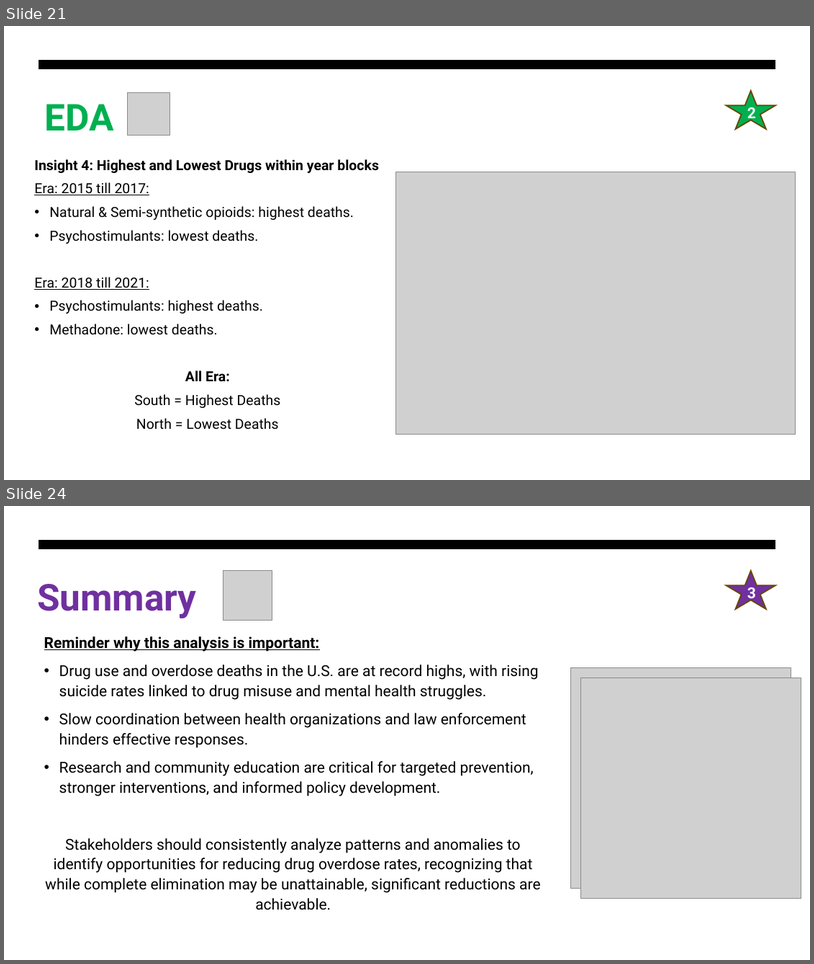
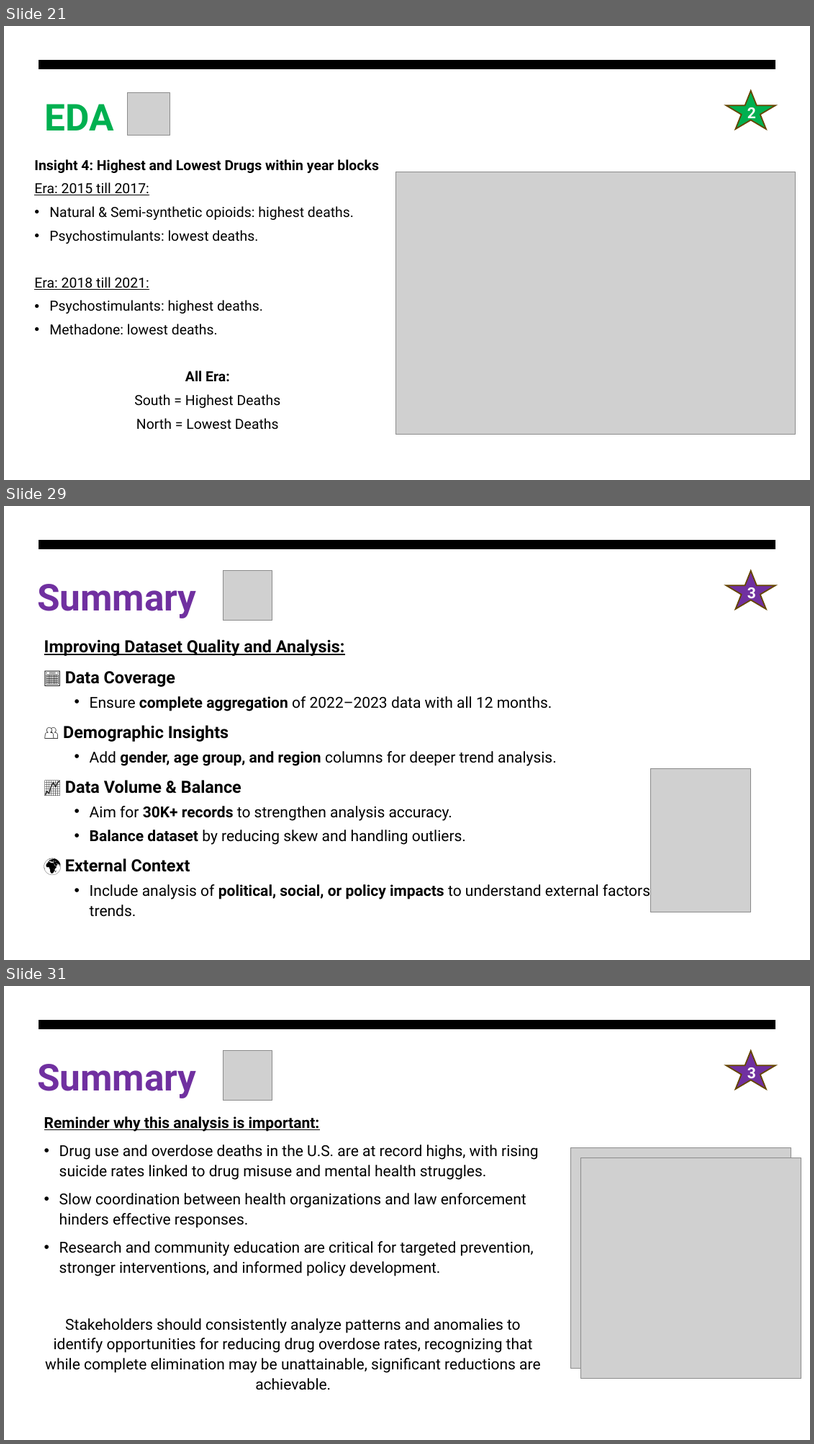
Before and after one commit to AaronTYT/IOD_mini_project_1-US_Drugs, a slide deck: Mini_Project1_Aaron_Tan_Drugs.pptx. Shown one above the other, each under a label of ours: slides 21 and 24 before the commit, slides 21, 29 and 31 after it; the slides between them are not shown. The pictures are 814x964 and 814x1444 pixels, drawn with LibreOffice and Linux fonts; fonts in the diff are those of the drawing; grey boxes stand for pictures. Boxes give left, top, right and bottom in pixels: in the first picture for what was removed or moved away, otherwise in the second. Text is boxed around its words. In the diff, an @@ line names an element or a change of style, - is before the commit and + after.

```diff
--- a/Mini_Project1_Aaron_Tan_Drugs.pptx
+++ b/Mini_Project1_Aaron_Tan_Drugs.pptx
@@ slide 29 added at (4, 506, 810, 960), background #FFFFFF; not listed: 1 template element that a slide beside it also shows @@
@@ title added at (37, 584, 196, 618), 44 pt, text #7030A0, bold @@
+Summary
@@ picture added at (223, 571, 273, 620) @@
@@ star added at (727, 571, 777, 609), fill #7030A0, outline #674600 1.5 pt, 18 pt, text #FFFFFF, bold @@
+3
@@ text added at (44, 639, 651, 916), 18 pt, text #000000, bold @@
+Improving Dataset Quality and Analysis:
+📅 Data Coverage
+  • Ensure complete aggregation of 2022–2023 data with all 12 months.
+👥 Demographic Insights
+  • Add gender, age group, and region columns for deeper trend analysis.
+📈 Data Volume & Balance
+  • Aim for 30K+ records to strengthen analysis accuracy.
+  • Balance dataset by reducing skew and handling outliers.
+🌍 External Context
+  • Include analysis of political, social, or policy impacts to understand external factors influencing trends.
@@ picture added at (651, 768, 751, 912) @@
@@ what was slide 24 is now slide 31 @@
```
Also in this commit, not shown: 4 slides changed, 6 other slides added, 1 other file.
